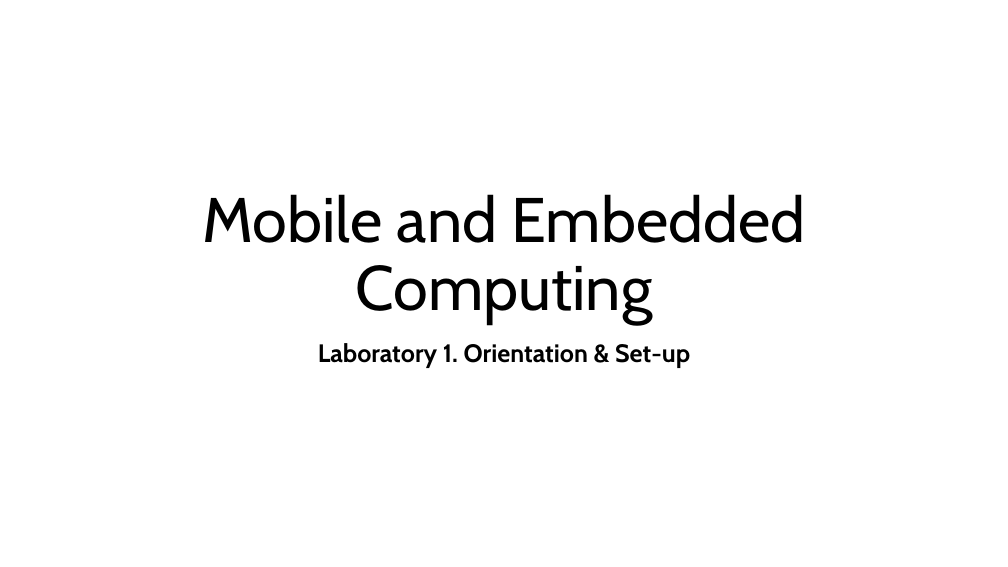
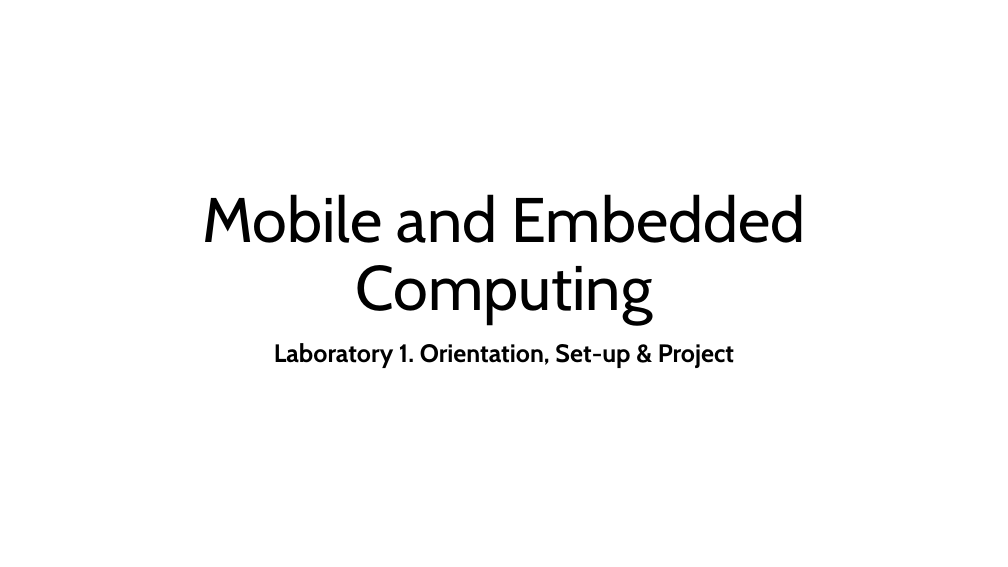
Before and after one commit to rusudinu/mobile-and-embedded-computing, a slide deck: slide 1 of labs/Mobile-and-Embedded-Lab1.pptx. Drawn at 1008x567 pixels with LibreOffice and Linux fonts; fonts in the diff are those of the drawing. Boxes give left, top, right and bottom in pixels: in the first picture for what was removed or moved away, otherwise in the second. Text is boxed around its words. In the diff, an @@ line names an element or a change of style, - is before the commit and + after.

```diff
--- a/labs/Mobile-and-Embedded-Lab1.pptx
+++ b/labs/Mobile-and-Embedded-Lab1.pptx
@@ subtitle at box(274, 343, 734, 368): text changed @@
-Laboratory 1. Orientation & Set-up
+Laboratory 1. Orientation, Set-up & Project
```
Also in this commit, not shown: 2 other slides changed.
